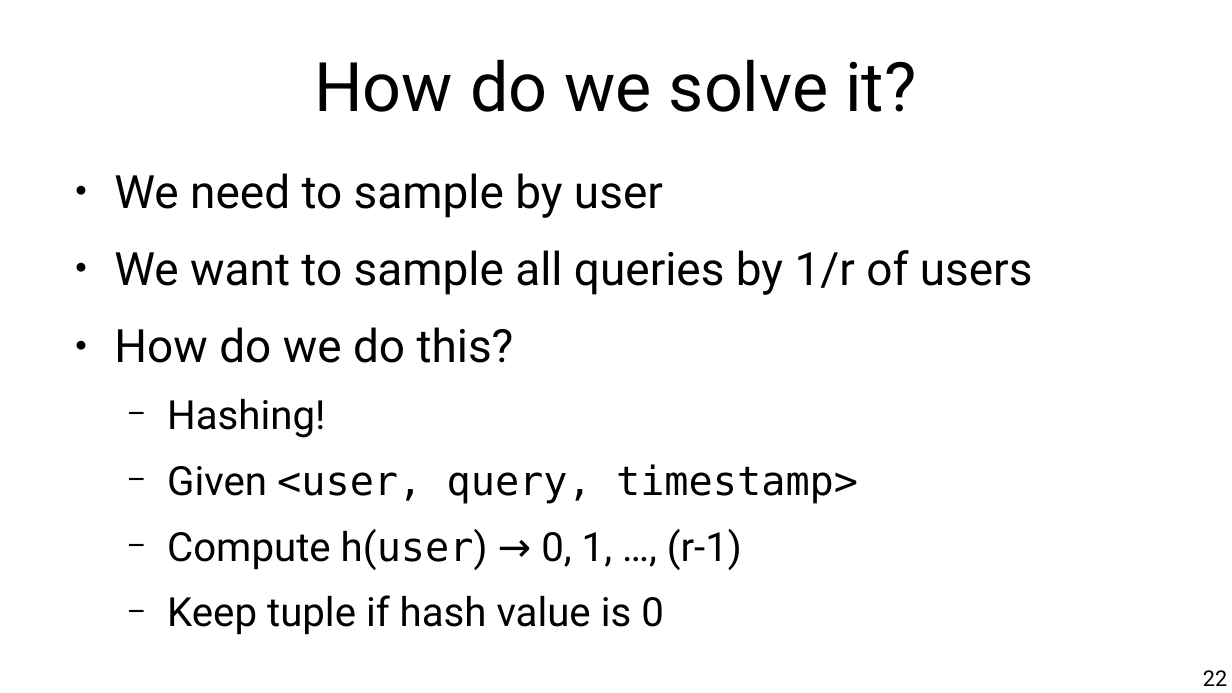
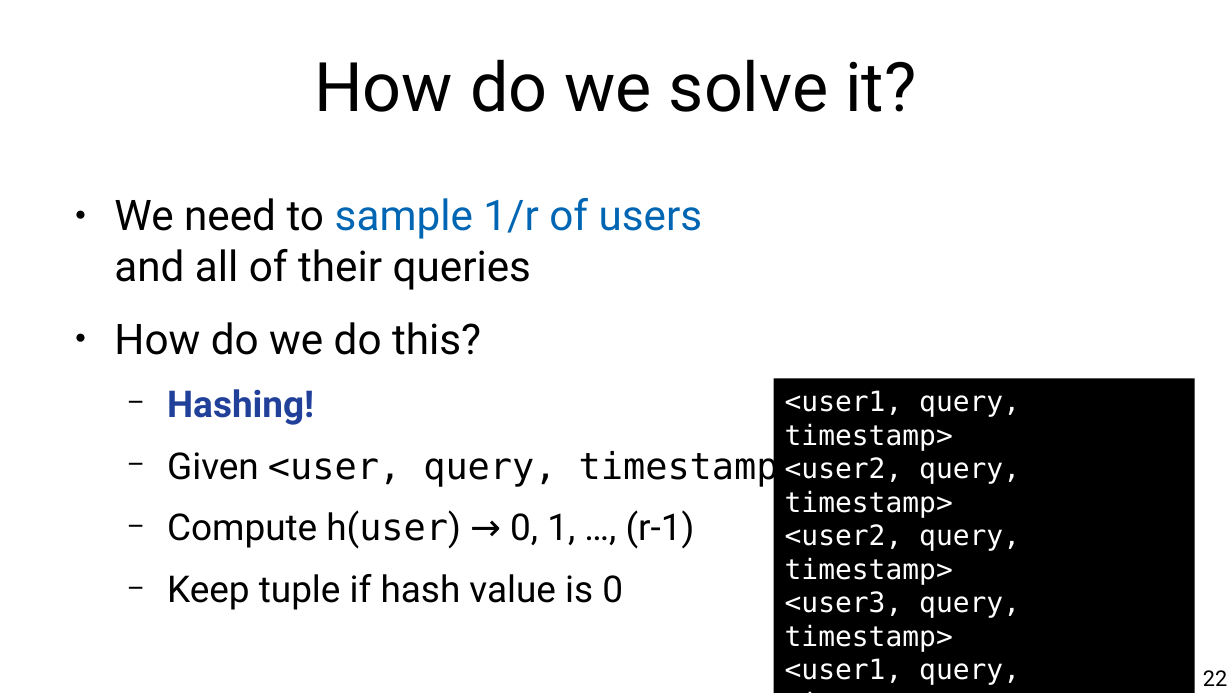
Before and after one commit to marco-calautti/data-mining-course, a slide deck: slide 22 of theory/tt10_streams.odp. Drawn at 1232x693 pixels with LibreOffice and Linux fonts; fonts in the diff are those of the drawing. Boxes give left, top, right and bottom in pixels: in the first picture for what was removed or moved away, otherwise in the second. Text is boxed around its words. In the diff, an @@ line names an element or a change of style, - is before the commit and + after.

```diff
--- a/theory/tt10_streams.odp
+++ b/theory/tt10_streams.odp
@@ text "We need to sample 1/r ..." moved from (x1=114, y1=173, x2=1033, y2=635) to (x1=114, y1=198, x2=801, y2=610) @@
@@ text at (x1=114, y1=198, x2=703, y2=290): text changed; size 29.6 to 27.2 pt @@
-● We need to sample by user
-● We want to sample all queries by 1/r of users
+● We need to sample 1/r of users
+  and all of their queries
@@ text at (x1=114, y1=322, x2=801, y2=610): size 29.6 to 27.2 pt in "How do we do this?"; size 25.9 to 23.8 pt in "Hashing!", "Given <user, query, timestamp>", "Compute h(user) → 0, 1, …, (r-1)", "Keep tuple if hash value is 0"; text colour #000000 to #21409A, bold on in "Hashing!" @@
@@ rectangle added at (x1=774, y1=379, x2=1195, y2=693), fill #000000, 18 pt, text #FFFFFF @@
+<user1, query, timestamp>
+<user2, query, timestamp>
+<user2, query, timestamp>
+<user3, query, timestamp>
+<user1, query, timestamp>
+<user3, query, timestamp>
+<user2, query, timestamp>
+<user1, query, timestamp>
+<user2, query, timestamp>
+...
```
Also in this commit, not shown: 39 other slides changed.
